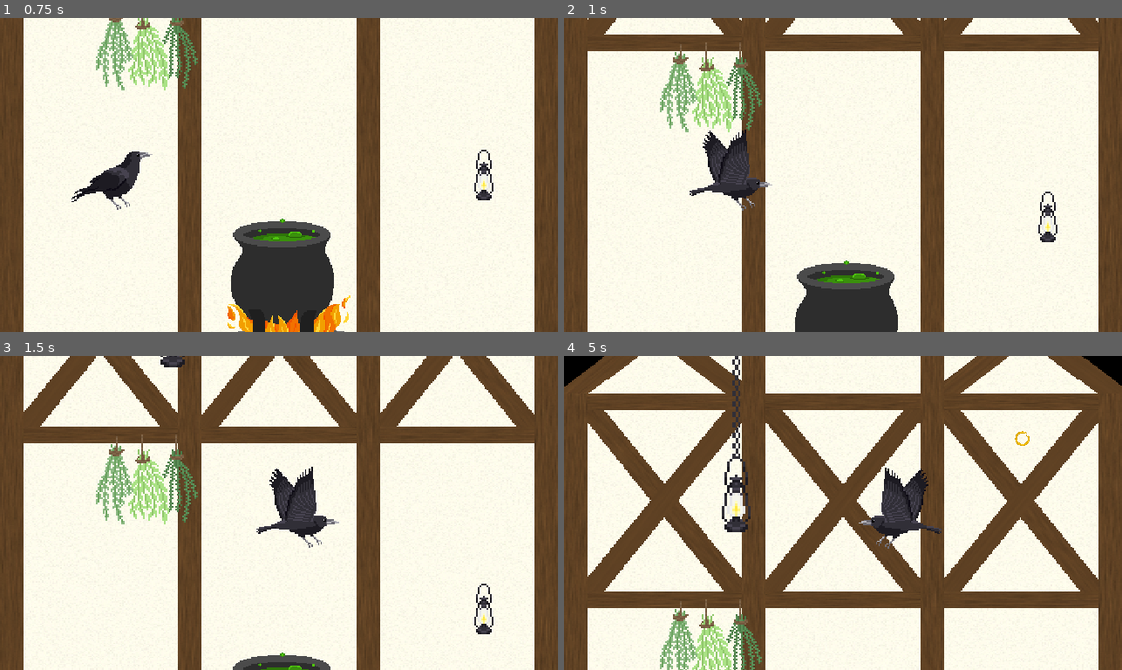
Above: before the commit, frames 1-4 (two rows, left to right).
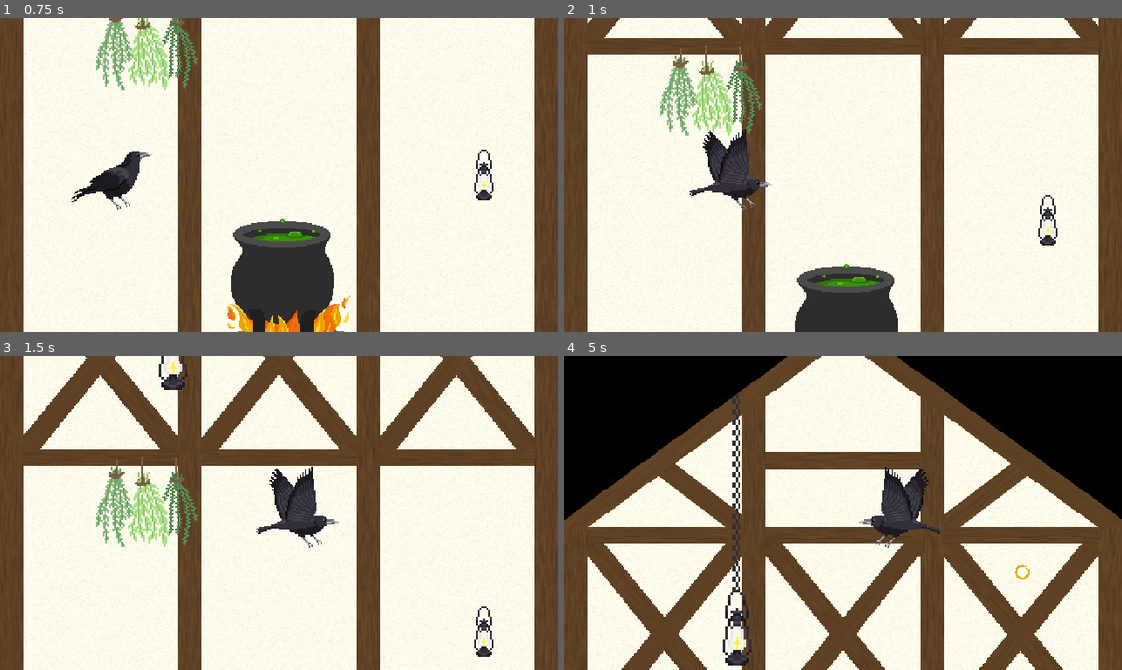
Above: after the commit, the same moments.

Repository: emilierummer/wizards-wingman
Game: Godot game, scene res://scene_manager/scene_manager.tscn
Same seed, same stepped clock (60 frames per second), same inputs: the game is played once before the commit and once after it.
Inputs:
- Up to frame 1 (0.75 s): hold D (MoveRight) from 0.53 s (still down); tap Q (Beak) at 0.6 s
- Up to frame 2 (1 s): keep holding D (MoveRight); tap W (MoveUp) at 0.77 s
- Up to frame 3 (1.5 s): keep holding D (MoveRight); tap W (MoveUp) at 1.07 s; tap E (Claws) at 1.35 s
- Up to frame 4 (5 s): tap W (MoveUp) at 1.52, 1.82, 3.02, 3.32, 3.77, 4.07, 4.52, 4.82 s; release D (MoveRight) at 2.03 s; hold A (MoveLeft) 2.03-2.78 s; tap Q (Beak) at 2.1, 3.6 s; hold D (MoveRight) 2.78-4.28 s; tap E (Claws) at 2.85, 4.35 s; hold A (MoveLeft) from 4.28 s (still down)

Frame 1 is identical in both runs. In frame 2, 4.6% of the frame differs, in the area x 4-96%, y 0-100%; in frame 3, 20%; in frame 4, 53%, in the area x 0-100%, y 0-100%.

Commit message:
fix: make crow collision areas bigger

Diff:
--- a/crow/crow.gd
+++ b/crow/crow.gd
@@ -1,7 +1,7 @@
 extends CharacterBody2D
 
 ## Constants
-static var GRAVITY = ProjectSettings.get_setting("physics/2d/default_gravity")
+static var GRAVITY = ProjectSettings.get_setting("physics/2d/default_gravity") * 0.75
 const GROUND_SPEED = 200
 const FLIGHT_SPEED = 300
 
--- a/crow/crow.tscn
+++ b/crow/crow.tscn
@@ -8,10 +8,10 @@
 [ext_resource type="Texture2D" uid="uid://cbp78jyuwfqvx" path="res://crow/sprite_sheets/crow_flying_wings_down.png" id="6_75ln5"]
 
 [sub_resource type="RectangleShape2D" id="RectangleShape2D_67sh8"]
-size = Vector2(24, 7.5)
+size = Vector2(24, 20.5)
 
 [sub_resource type="RectangleShape2D" id="RectangleShape2D_8tb87"]
-size = Vector2(10.7606, 6.71531)
+size = Vector2(26, 13.3577)
 
 [sub_resource type="Animation" id="Animation_uo5m5"]
 length = 0.001
@@ -310,14 +310,14 @@
 [node name="BeakFloorArea" type="Area2D" parent="Pivot"]
 
 [node name="BeakFloorCollisionShape" type="CollisionShape2D" parent="Pivot/BeakFloorArea"]
-position = Vector2(26, 21.75)
+position = Vector2(26, 15.25)
 shape = SubResource("RectangleShape2D_67sh8")
 
 [node name="ClawArea" type="Area2D" parent="Pivot"]
 position = Vector2(9, 22)
 
 [node name="ClawCollisionShape" type="CollisionShape2D" parent="Pivot/ClawArea"]
-position = Vector2(-0.619696, 0)
+position = Vector2(-1, 3.32117)
 shape = SubResource("RectangleShape2D_8tb87")
 
 [node name="BodyAnimations" type="AnimationPlayer" parent="."]
